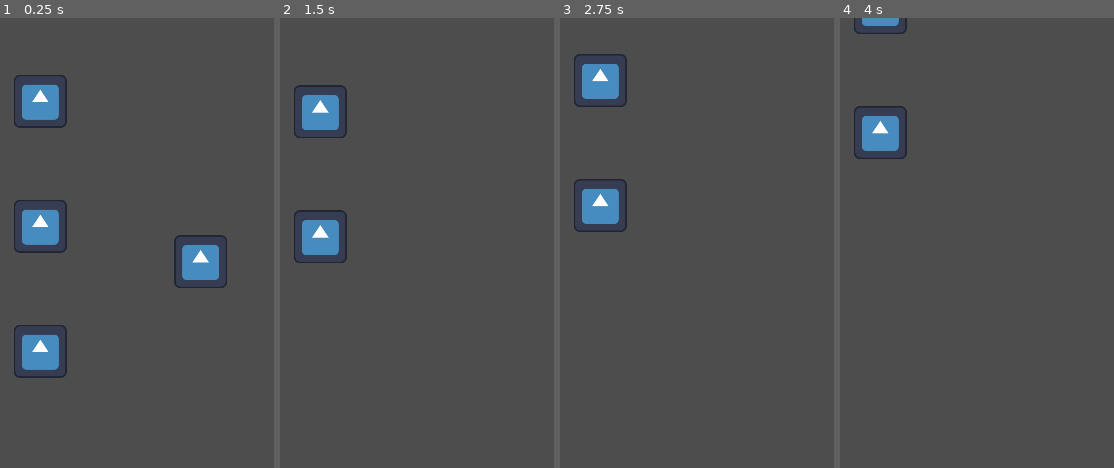
Above: before the commit, frames 1-4 (left to right).
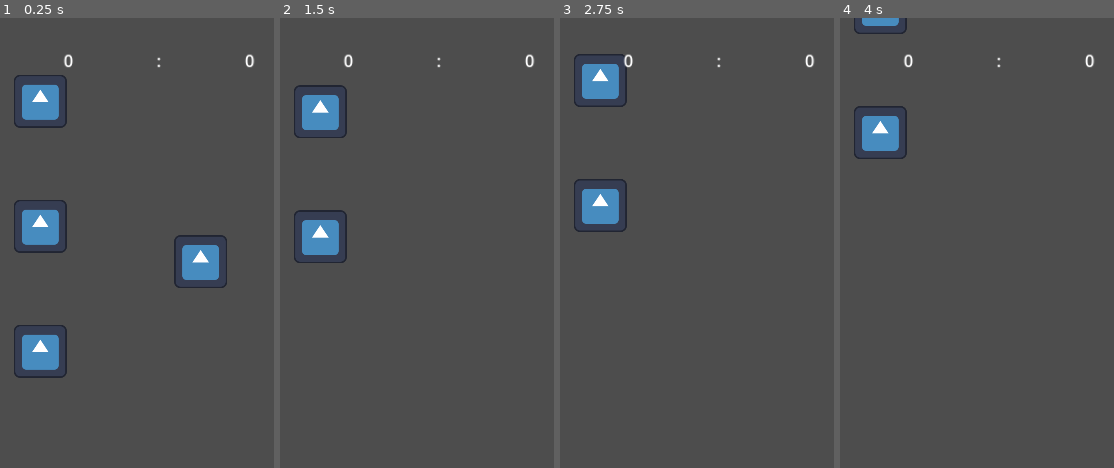
Above: after the commit, the same moments.

Repository: HephaistosForge/Boltzplatz
Game: Godot game, scene res://world.tscn
Same seed, same stepped clock (60 frames per second), same inputs: the game is played once before the commit and once after it. The engine's default icon, where the game draws it, is replaced by a stand-in: a white triangle on a blue panel in a dark square.
Inputs:
- Up to frame 1 (0.25 s): no input
- Up to frame 2 (1.5 s): hold W (up_player_one) 0.53-1.28 s; hold S (down_player_one) from 1.28 s (still down)
- Up to frame 3 (2.75 s): release S (down_player_one) at 2.03 s; hold W (up_player_one) from 2.03 s (still down)
- Up to frame 4 (4 s): release W (up_player_one) at 3.53 s; hold S (down_player_one) from 3.53 s (still down)

The runs differ from the first frame. In frame 1, 0.1% of the frame differs, in the area x 23-93%, y 8-12%; in frame 2, 0.1%; in frame 3, 0.1%; in frame 4, 0.1%.

Commit message:
add score to world and fix

Diff:
--- a/scenes/score/score.gd
+++ b/scenes/score/score.gd
@@ -6,6 +6,8 @@
 var score_player_left = 0
 var score_player_right = 0
 
+func _ready():
+	_update_ui()
 
 func add_one_to_player_left():
 	score_player_left += 1
@@ -21,5 +23,5 @@
 	_update_ui()
 
 func _update_ui():
-	label_player_left.text = score_player_left
-	label_player_right.text = score_player_right
+	label_player_left.text = str(score_player_left)
+	label_player_right.text = str(score_player_right)
--- a/scenes/score/score.tscn
+++ b/scenes/score/score.tscn
@@ -28,7 +28,7 @@
 [node name="LabelDivider" type="Label" parent="HBoxContainer"]
 layout_mode = 2
 theme_override_font_sizes/font_size = 40
-text = "
+text = ":
 "
 
 [node name="LabelPlayerRight" type="Label" parent="HBoxContainer"]
--- a/world.tscn
+++ b/world.tscn
@@ -1,7 +1,8 @@
-[gd_scene load_steps=3 format=3 uid="uid://cor6sssp0s7xg"]
+[gd_scene load_steps=4 format=3 uid="uid://dh7tailknjxhw"]
 
 [ext_resource type="PackedScene" uid="uid://cgros0gs401b0" path="res://scenes/ball/ball.tscn" id="1_yirbw"]
 [ext_resource type="PackedScene" uid="uid://k6tb2icundgi" path="res://scenes/rods_with_figures/rod_with_three_figures.tscn" id="2_itb26"]
+[ext_resource type="PackedScene" uid="uid://cc4ft5f0g0mm2" path="res://scenes/score/score.tscn" id="3_arhoc"]
 
 [node name="World" type="Node2D"]
 
@@ -13,3 +14,13 @@
 
 [node name="Camera2D" type="Camera2D" parent="."]
 anchor_mode = 0
+
+[node name="Score" parent="." instance=ExtResource("3_arhoc")]
+custom_minimum_size = Vector2(1920, 1080)
+anchors_preset = 0
+anchor_right = 0.0
+anchor_bottom = 0.0
+offset_right = 1920.0
+offset_bottom = 1080.0
+grow_horizontal = 1
+grow_vertical = 1
